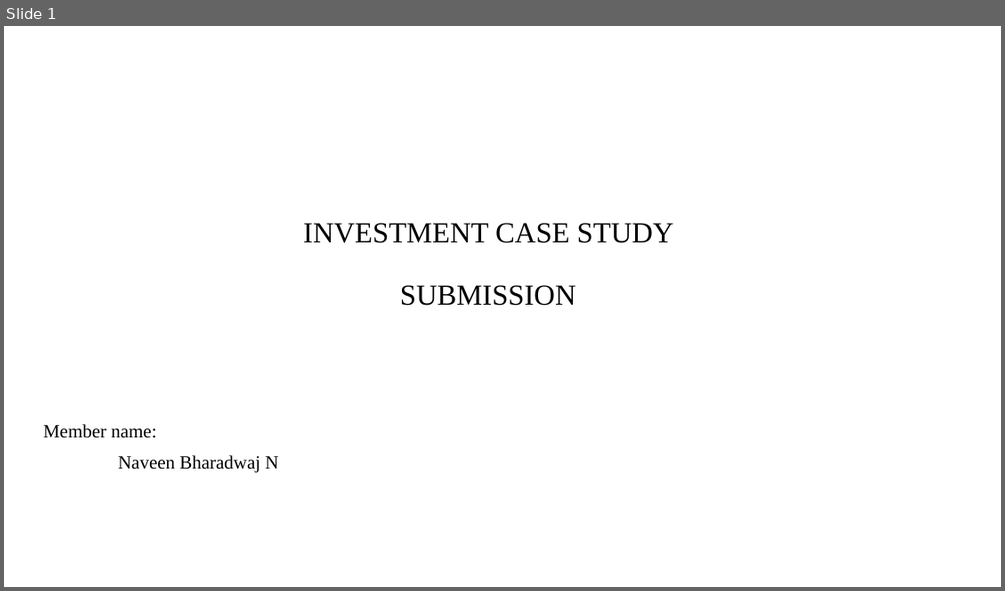
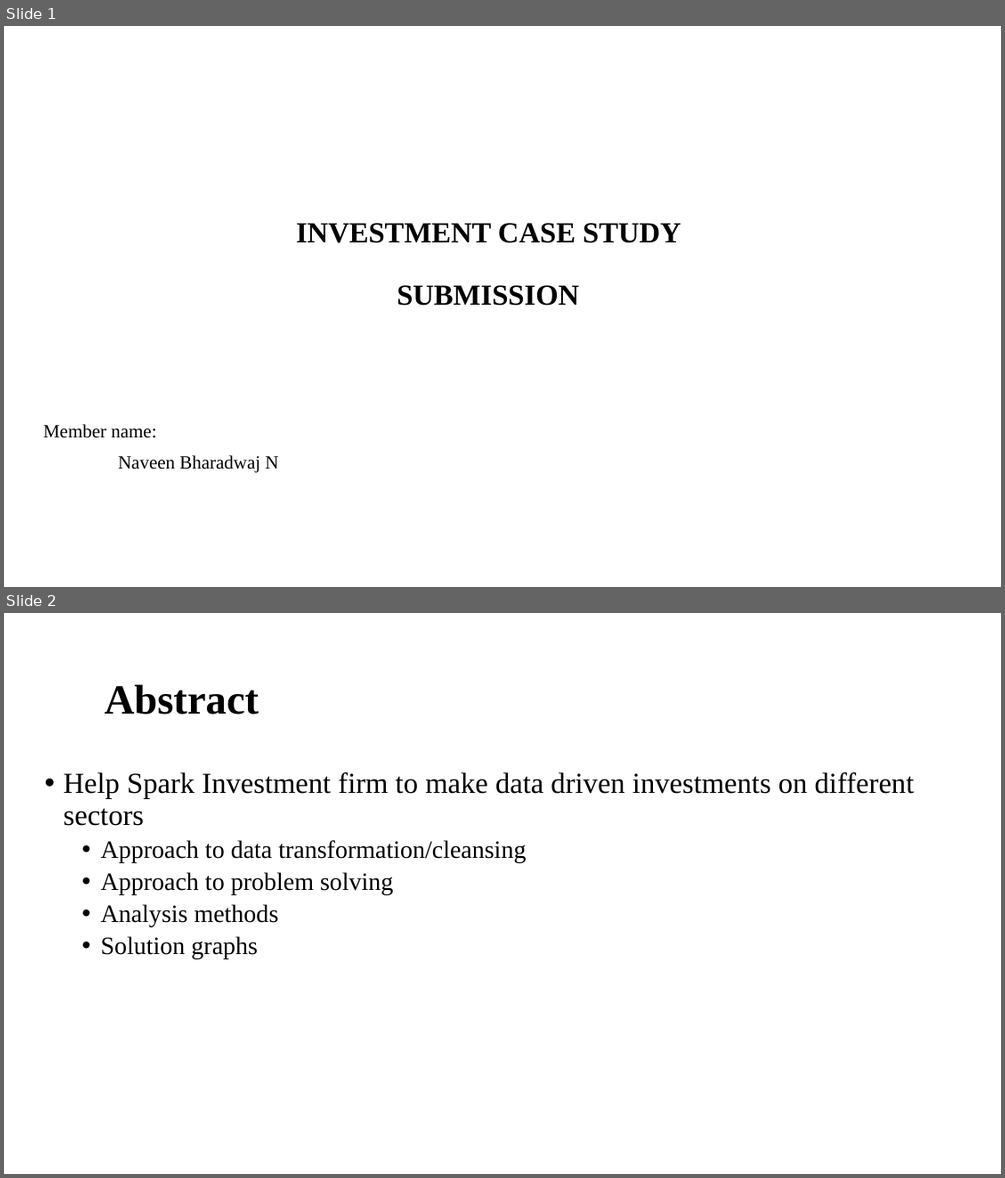
Before and after one commit to Nav33nn/investmentAnalysis, a slide deck: InvestmentAnalysis/results/Spark Funds Presentation.pptx. Shown one above the other, each under a label of ours: slide 1 before the commit, slides 1 and 2 after it. The pictures are 1005x591 and 1005x1178 pixels, drawn with LibreOffice and Linux fonts; fonts in the diff are those of the drawing; background and template pictures are left out. Boxes give left, top, right and bottom in pixels: in the first picture for what was removed or moved away, otherwise in the second. Text is boxed around its words. In the diff, an @@ line names an element or a change of style, - is before the commit and + after.

Commit message:
Case study - Investment Analysis Complete

```diff
--- a/InvestmentAnalysis/results/Spark Funds Presentation.pptx
+++ b/InvestmentAnalysis/results/Spark Funds Presentation.pptx
@@ slide 2 added at [4,613,1001,1174], background #FFFFFF @@
@@ title added at [105,684,259,714], 40 pt, text #000000, bold @@
+Abstract
@@ text added at [64,772,914,958], 24 pt, text #000000 @@
+• Help Spark Investment firm to make data driven investments on different sectors
+  • Approach to data transformation/cleansing
+  • Approach to problem solving
+  • Analysis methods
+  • Solution graphs
@@ slide 1 changed as well @@
@@ title "INVESTMENT CASE STUDY SUBMISSION" at [296,223,681,305]: bold on @@
```
Also in this commit, not shown: 5 other slides added, 9 slides removed, 5 other files.
